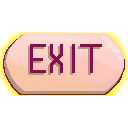
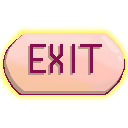
The second 128 x 128 image is a revision of the first. Changes to its layers:
renamed "Layer 7" to "Layer 8", painted on it over [0, 25, 128, 103]
